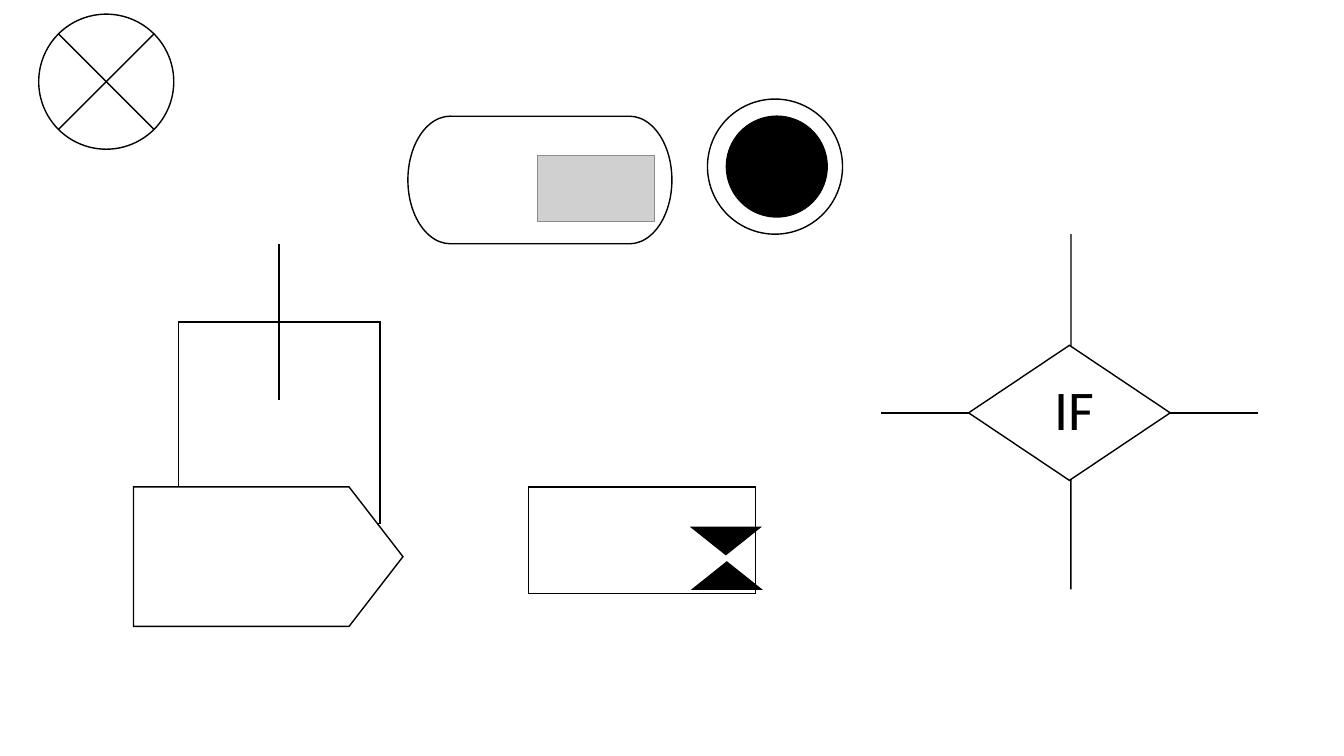
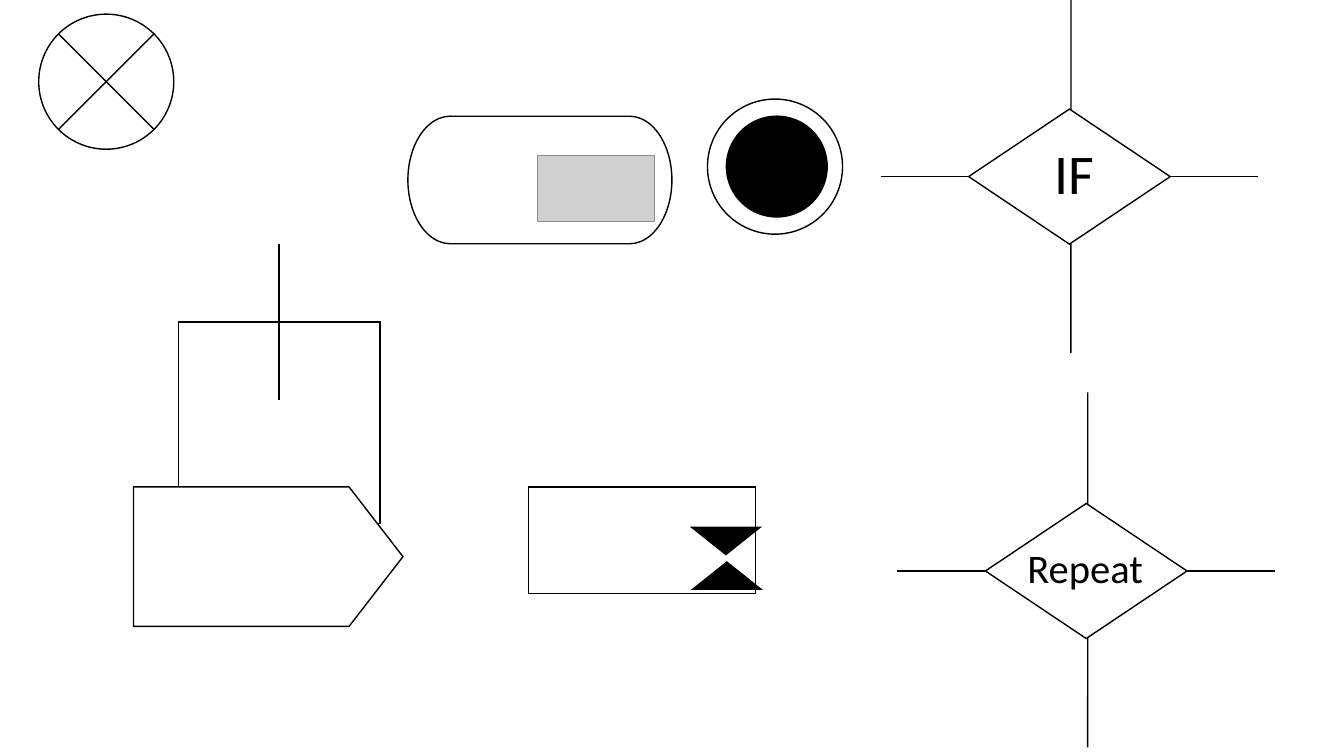
Before and after one commit to moeidriss/umlgui, a slide deck: slide 5 of doc/Presentation.pptx. Drawn at 1344x756 pixels with LibreOffice and Linux fonts; fonts in the diff are those of the drawing; grey boxes stand for pictures. Boxes give left, top, right and bottom in pixels: in the first picture for what was removed or moved away, otherwise in the second. Text is boxed around its words. In the diff, an @@ line names an element or a change of style, - is before the commit and + after.

Commit message:
model update WhileLoop RepeatLoop Various UI fixes

```diff
--- a/doc/Presentation.pptx
+++ b/doc/Presentation.pptx
@@ 2 lines, 1 text, 1 diamond: place and size @@
-2 lines, 1 text, 1 diamond at <box>881,234,1258,590</box>
+2 lines, 1 text, 1 diamond at <box>881,0,1258,353</box>
@@ line added from (1088, 392) to (1088, 748), #000000 1 pt @@
@@ diamond added at <box>986,503,1188,638</box>, fill #FFFFFF, outline #000000 1 pt @@
@@ text added at <box>1027,557,1143,590</box>, 29 pt, text #000000 @@
+Repeat
@@ line added from (1275, 571) to (897, 571), #000000 1 pt @@
```
Also in this commit, not shown: 26 other files.
